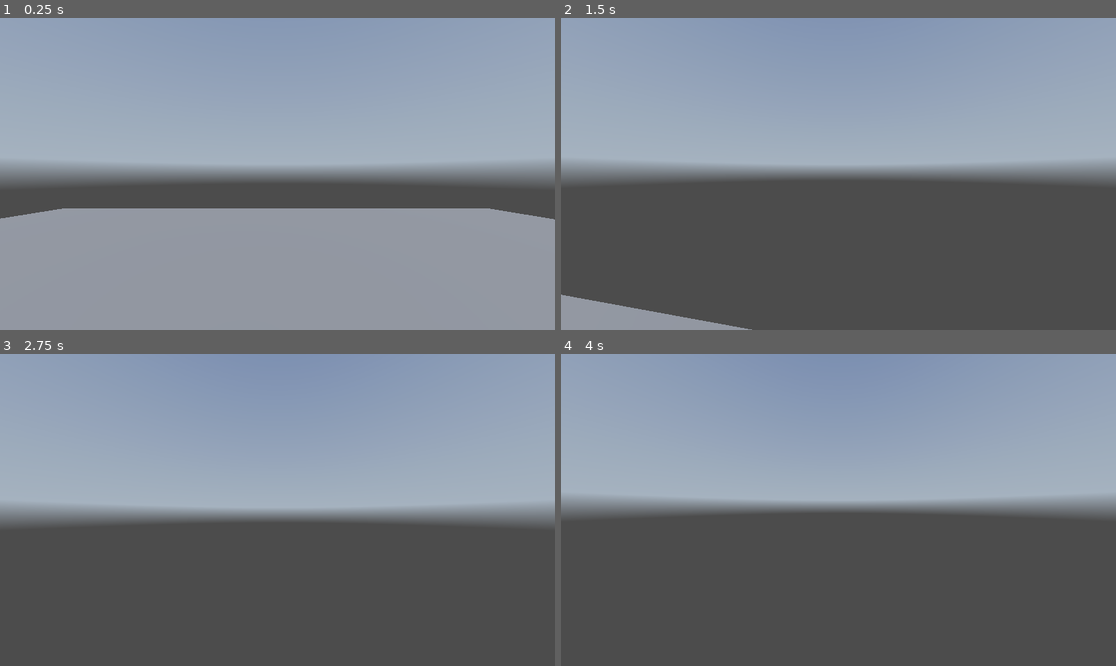
Above: before the commit, frames 1-4 (two rows, left to right).
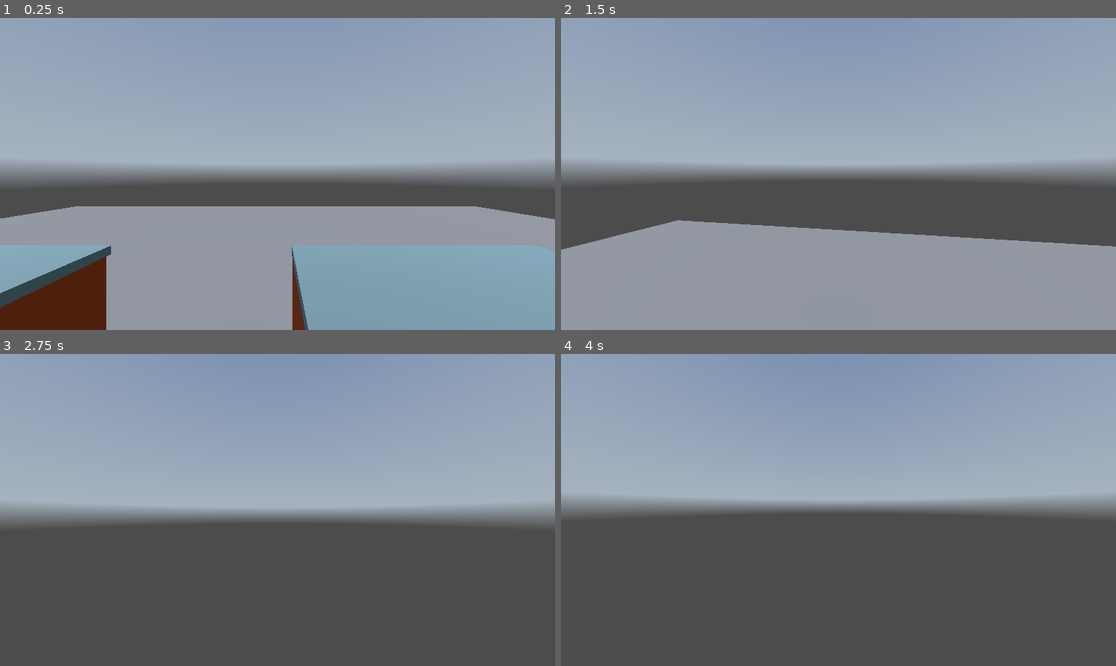
Above: after the commit, the same moments.

Repository: AbstractMelon/BrackeysJam2025.2
Game: Godot game, scene res://scenes/game.tscn
Same seed, same stepped clock (60 frames per second), same inputs: the game is played once before the commit and once after it. A sky picture missing from this copy of the repository is replaced by a grey-blue gradient.
Inputs (mouse positions are in pixels of both pictures, inside the frame that each line leads up to):
- Up to frame 1 (0.25 s): no input
- Up to frame 2 (1.5 s): tap Enter at 0.5 s; move the mouse to (866, 174) at 0.52 s; hold Shift (sprint) 0.53-1.28 s; hold W (move_forward) from 0.53 s (still down); tap Space (jump) at 0.77 s; move the mouse to (810, 174) at 1.27 s; tap Shift (sprint) at 1.35 s
- Up to frame 3 (2.75 s): keep holding W (move_forward); tap Space (jump) at 1.52 s; move the mouse to (288, 503) at 2.02 s; hold Shift (sprint) from 2.03 s (still down)
- Up to frame 4 (4 s): keep holding W (move_forward); tap Space (jump) at 2.75, 3.02, 3.77 s; move the mouse to (832, 516) at 2.77 s; release Shift (sprint) at 2.78 s; tap Shift (sprint) at 2.85 s; tap Enter at 3.5 s; move the mouse to (877, 513) at 3.52 s; hold Shift (sprint) from 3.53 s (still down)

The runs differ from the first frame. In frame 1, 5.0% of the frame differs, in the area x 0-100%, y 60-100%; in frame 2, 29%, in the area x 0-100%, y 64-100%; in frame 3, less than 0.1%; in frame 4, less than 0.1%.

Commit message:
Add more tables

Diff:
--- a/scenes/game.tscn
+++ b/scenes/game.tscn
@@ -43,7 +43,7 @@
 environment = SubResource("Environment_lnu2h")
 
 [node name="Tables" type="Node3D" parent="."]
-transform = Transform3D(1, 0, 0, 0, 1, 0, 0, 0, 1, 0, -1, 0)
+transform = Transform3D(1, 0, 0, 0, 1, 0, 0, 0, 1, -1.36397, -1, -1.74285)
 
 [node name="Set1" type="StaticBody3D" parent="Tables"]
 
@@ -60,3 +60,54 @@
 [node name="Collider" type="CollisionShape3D" parent="Tables/Set1"]
 transform = Transform3D(1, 0, 0, 0, 1, 0, 0, 0, 1, -1.0332, 0.301025, 0.580261)
 shape = SubResource("BoxShape3D_lnu2h")
+
+[node name="Set2" type="StaticBody3D" parent="Tables"]
+transform = Transform3D(1, 0, 0, 0, 1, 0, 0, 0, 1, 3.68583, 0, 0)
+
+[node name="KitchenCabinet" type="MeshInstance3D" parent="Tables/Set2"]
+transform = Transform3D(2.5, 0, 0, 0, 2.5, 0, 0, 0, 2.5, 0, 0, 0)
+mesh = ExtResource("3_lnu2h")
+skeleton = NodePath("../../..")
+
+[node name="KitchenCabinet2" type="MeshInstance3D" parent="Tables/Set2"]
+transform = Transform3D(2.5, 0, 0, 0, 2.5, 0, 0, 0, 2.5, -1.04352, 0, 0)
+mesh = ExtResource("3_lnu2h")
+skeleton = NodePath("../../..")
+
+[node name="Collider" type="CollisionShape3D" parent="Tables/Set2"]
+transform = Transform3D(1, 0, 0, 0, 1, 0, 0, 0, 1, -1.0332, 0.301025, 0.580261)
+shape = SubResource("BoxShape3D_lnu2h")
+
+[node name="Set3" type="StaticBody3D" parent="Tables"]
+transform = Transform3D(1, 0, 0, 0, 1, 0, 0, 0, 1, 3.68583, 0, 3.27458)
+
+[node name="KitchenCabinet" type="MeshInstance3D" parent="Tables/Set3"]
+transform = Transform3D(2.5, 0, 0, 0, 2.5, 0, 0, 0, 2.5, 0, 0, 0)
+mesh = ExtResource("3_lnu2h")
+skeleton = NodePath("../../..")
+
+[node name="KitchenCabinet2" type="MeshInstance3D" parent="Tables/Set3"]
+transform = Transform3D(2.5, 0, 0, 0, 2.5, 0, 0, 0, 2.5, -1.04352, 0, 0)
+mesh = ExtResource("3_lnu2h")
+skeleton = NodePath("../../..")
+
+[node name="Collider" type="CollisionShape3D" parent="Tables/Set3"]
+transform = Transform3D(1, 0, 0, 0, 1, 0, 0, 0, 1, -1.0332, 0.301025, 0.580261)
+shape = SubResource("BoxShape3D_lnu2h")
+
+[node name="Set4" type="StaticBody3D" parent="Tables"]
+transform = Transform3D(1, 0, 0, 0, 1, 0, 0, 0, 1, -0.220002, 0, 3.27458)
+
+[node name="KitchenCabinet" type="MeshInstance3D" parent="Tables/Set4"]
+transform = Transform3D(2.5, 0, 0, 0, 2.5, 0, 0, 0, 2.5, 0, 0, 0)
+mesh = ExtResource("3_lnu2h")
+skeleton = NodePath("../../..")
+
+[node name="KitchenCabinet2" type="MeshInstance3D" parent="Tables/Set4"]
+transform = Transform3D(2.5, 0, 0, 0, 2.5, 0, 0, 0, 2.5, -1.04352, 0, 0)
+mesh = ExtResource("3_lnu2h")
+skeleton = NodePath("../../..")
+
+[node name="Collider" type="CollisionShape3D" parent="Tables/Set4"]
+transform = Transform3D(1, 0, 0, 0, 1, 0, 0, 0, 1, -1.0332, 0.301025, 0.580261)
+shape = SubResource("BoxShape3D_lnu2h")
